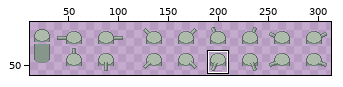
Sprite sheet: Assets/Sprites/silo-turret.png. The picture above shows the old version from afar; the outline marks the close-up.
Close-up. Before the edit:
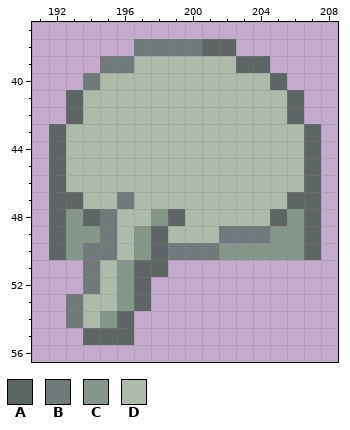
The file is 320x64 pixels. Colours within 5 levels of each other are drawn and written as one. Shown: x 191..208, y 37..56. The wide view leaves out empty margins. The commit also changed other parts of the picture, which this record leaves out.
Palette (. is transparent): A #5d6565  B #717a7a  C #85968b  D #adbbaa
Pixels before, first column x 192:
38 .....BBBBAA.....
39 ...BBDDDDDDAA...
40 ..BDDDDDDDDDDA..
41 .ADDDDDDDDDDDDA.
42 .ADDDDDDDDDDDDA.
43 ADDDDDDDDDDDDDDA
44 ADDDDDDDDDDDDDDA
45 ADDDDDDDDDDDDDDA
46 ADDDDDDDDDDDDDDA
47 AADDBDDDDDDDDDAA
48 ACABDDCADDDDDACA
49 ACCBDCADDDBBBCCA
50 ACBBDCABBBCCCCCA
51 ..BDCAA.........
52 ..BDCA..........
53 .BDDCA..........
54 .BDCA...........
55 ..AAA...........
Once edited:
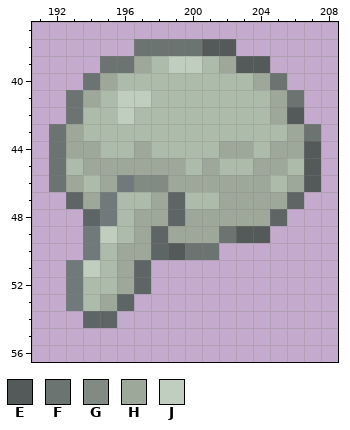
Colours new in this view: E #545959  F #6b7470  G #818b83  H #9da89a  J #bfcebf
Diff:
Changed rows in their new state; - is an unchanged pixel.
first column x 192:
38 -----FFFFEE-----
39 ---FFH-JJ-HEE---
40 --FH--------HF--
41 -FH-JJ-------HF-
42 -F--J--------HE-
43 FH------------HF
44 FHH--H----HH-HHE
45 F-HHHHHH-H--HH-E
46 FH-HBGGHHHHHH-HE
47 .-HBD-HA--HHHH-.
48 ..---HH-HHHHH-..
49 ..BJ-H-HHHFEE...
50 ..-DHH-EFF......
51 -BJ-H-.---------
52 -BD-H-----------
53 ---HA.----------
54 -.AA.-----------
55 --...-----------
